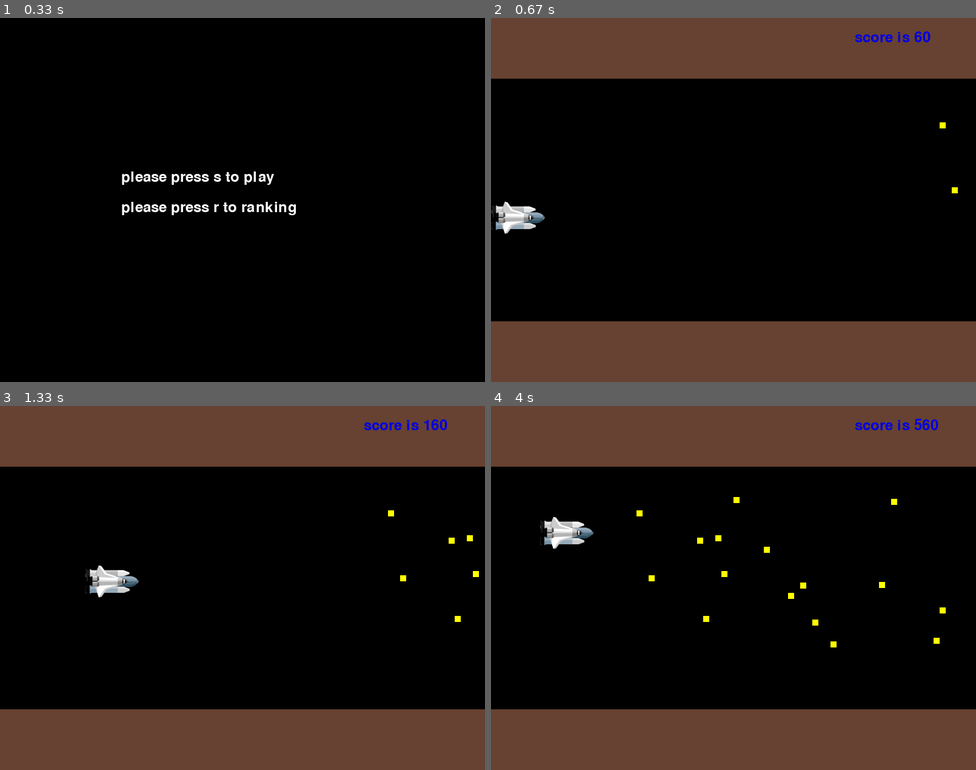
Above: before the commit, frames 1-4 (two rows, left to right).
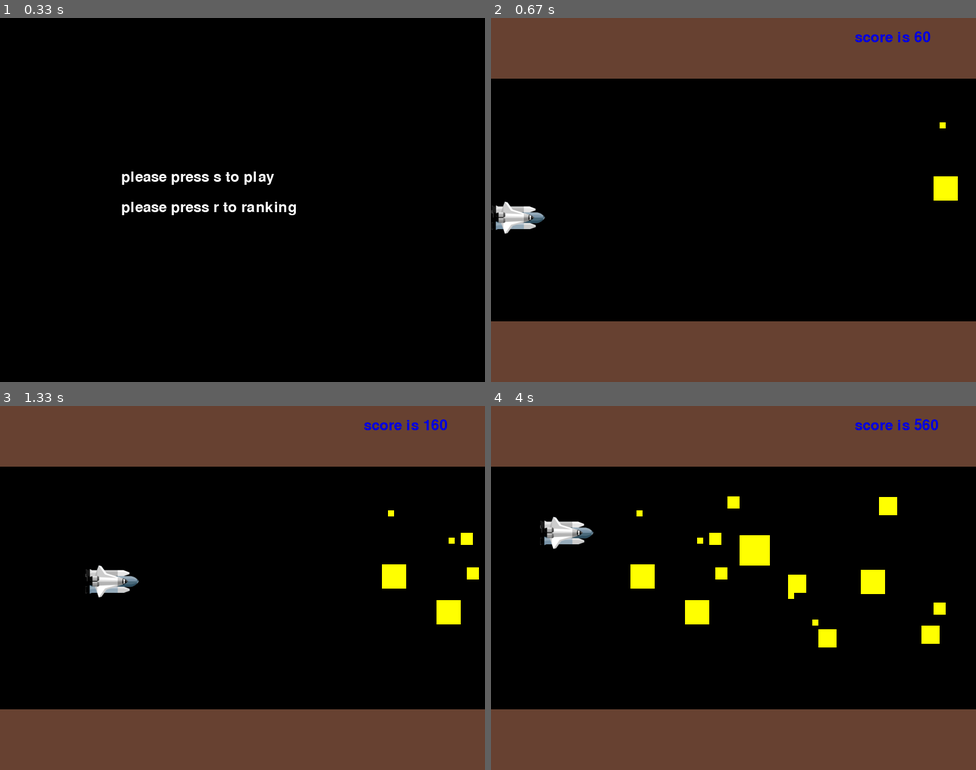
Above: after the commit, the same moments.

Repository: Juju-62q/Taro-sAdventure
Game: pygame game, started from client/MainMenu/MainMenu.py
The game is run twice, just before and just after one commit, with the same random seed, the same clock (stepped at 60 frames per second) and the same inputs.
Inputs:
- Up to frame 1 (0.33 s): no input
- Up to frame 2 (0.67 s): tap S at 0.33 s
- Up to frame 3 (1.33 s): hold Right 0.67-1.13 s; hold Up from 1.17 s (still down)
- Up to frame 4 (4 s): release Up at 1.47 s; hold Right 1.5-1.97 s; hold Left 2-2.53 s; hold Down 2.57-2.87 s; hold Left 2.9-3.3 s; hold Up 3.33-3.7 s; hold Right from 3.73 s (still down)

Frame 1 is identical in both runs. In frame 2, 0.3% of the frame differs, in the area x 91-97%, y 43-51%; in frame 3, 0.8%; in frame 4, 2.4%, in the area x 28-94%, y 24-67%.

Commit message:
set up enemy

Diff:
--- a/client/ScrollGame/Enemy.py
+++ /dev/null
@@ -1,15 +0,0 @@
-from pygame.locals import Rect
-
-class Enemy():
-
-    def __init__(self, baseSize):
-        self._enemies = []
-        self._baseSize = baseSize
-
-    @property
-    def baseSize(self):
-        return self._baseSize
-
-    @baseSize.setter
-    def baseSize(self, baseSize):
-        self._baseSize = baseSize
--- a/client/ScrollGame/ScrollGame.py
+++ b/client/ScrollGame/ScrollGame.py
@@ -49,21 +49,22 @@
             # paint player zone
             pygame.draw.rect(self.surface,(0,0,0),playerZone)
 
-            # make enemies
-            edge = Rect(self.width - self.baseSize, randint(self.playerZoneAbove, self.playerZoneBottom - self.baseSize),
-                        self.baseSize, self.baseSize) if randint(0, 5) == 0 else Rect(0, 0, 0, 0)
-            self.enemies.append(edge)
+            # make enemy
+            enemySize = randint(1, 5) * self.baseSize
+            enemy = Rect(self.width - enemySize, randint(self.playerZoneAbove, self.playerZoneBottom - enemySize),
+                        enemySize, enemySize) if randint(0, 5) == 0 else Rect(0, 0, 0, 0)
+            self.enemies.append(enemy)
 
             # delete if not used
-            if len(self.enemies) >= self.width / self.baseSize:
+            if len(self.enemies) >= self.width / self.baseSize + 5:
                 del self.enemies[0]
 
             # move enemies
             self.enemies = [x.move(- self.baseSize, 0) for x in self.enemies]
 
             # paint enemies
-            for effect in self.enemies:
-                pygame.draw.rect(self.surface, (255, 255, 0), effect)
+            for enemy in self.enemies:
+                pygame.draw.rect(self.surface, (255, 255, 0), enemy)
 
             # update player
             pressedKey = pygame.key.get_pressed()
@@ -94,11 +95,11 @@
                 return True
         return False
 
-    def isTouchEnemy(self, effect):
-        return self.player.rect.x <= effect.left \
-               and self.player.rect.x + 90 >= effect.left \
-               and self.player.rect.y + 10 <= effect.top \
-               and self.player.rect.y + 50 >= effect.top
+    def isTouchEnemy(self, enemy):
+        return self.player.rect.x <= enemy.left \
+               and self.player.rect.x + 90 >= enemy.left \
+               and self.player.rect.y + 10 <= enemy.top \
+               and self.player.rect.y + 50 >= enemy.top
 
     def gameOver(self):
         self.surface.blit(self.bangImage, (self.player.rect.x, self.player.rect.y - 30))
